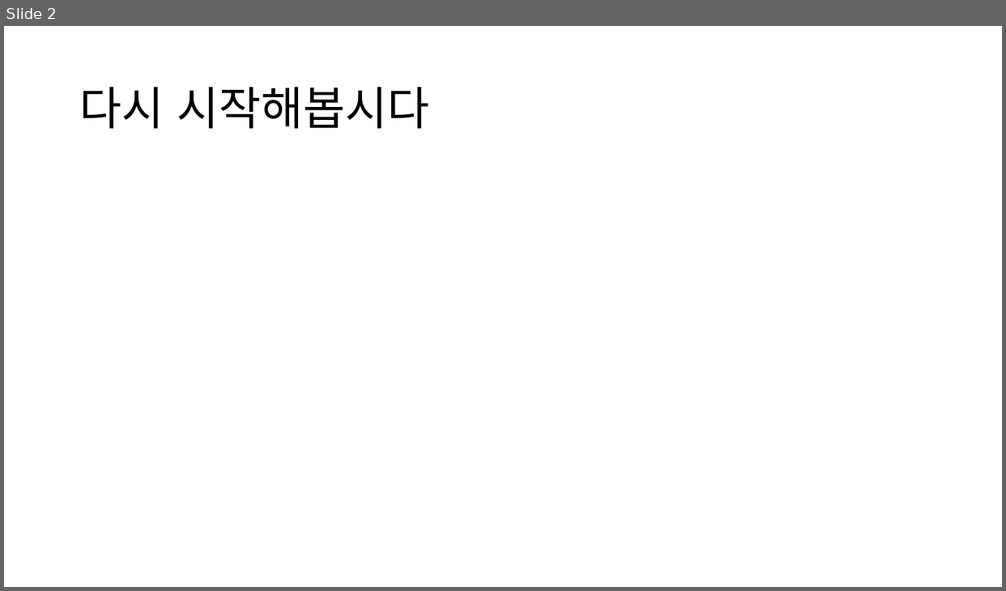
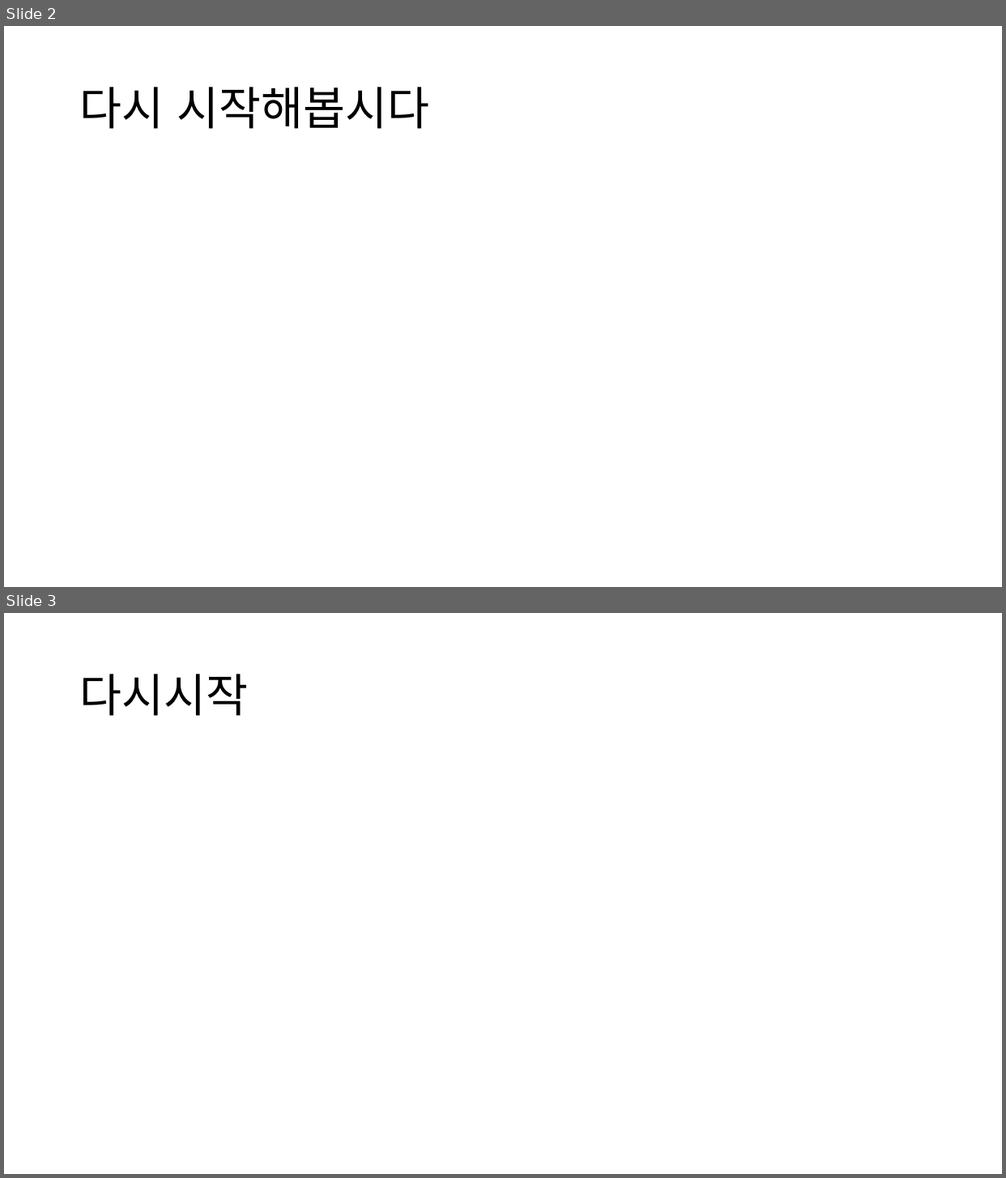
Before and after one commit to lave29/RPIInterfaceProject, a slide deck: 네트워크.pptx. Shown one above the other, each under a label of ours: slide 2 before the commit, slides 2 and 3 after it. The pictures are 1006x591 and 1006x1178 pixels, drawn with LibreOffice and Linux fonts; fonts in the diff are those of the drawing. Boxes give left, top, right and bottom in pixels: in the first picture for what was removed or moved away, otherwise in the second. Text is boxed around its words. In the diff, an @@ line names an element or a change of style, - is before the commit and + after.

Commit message:
재시작함 마스터는 pptx

```diff
--- a/네트워크.pptx
+++ b/네트워크.pptx
@@ slide 3 added at box(4, 613, 1002, 1174), background #FFFFFF @@
@@ title added at box(80, 674, 249, 716), 44 pt, text #000000 @@
+다시시작
```
Also in this commit, not shown: 1 slide removed.
